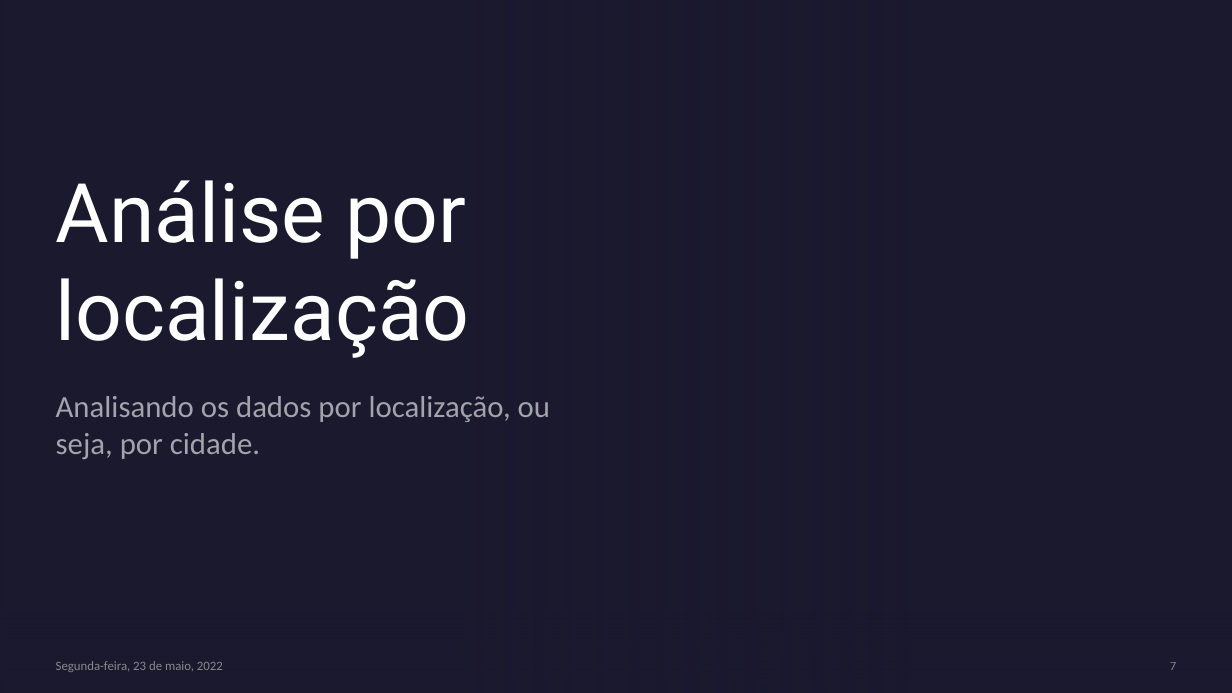
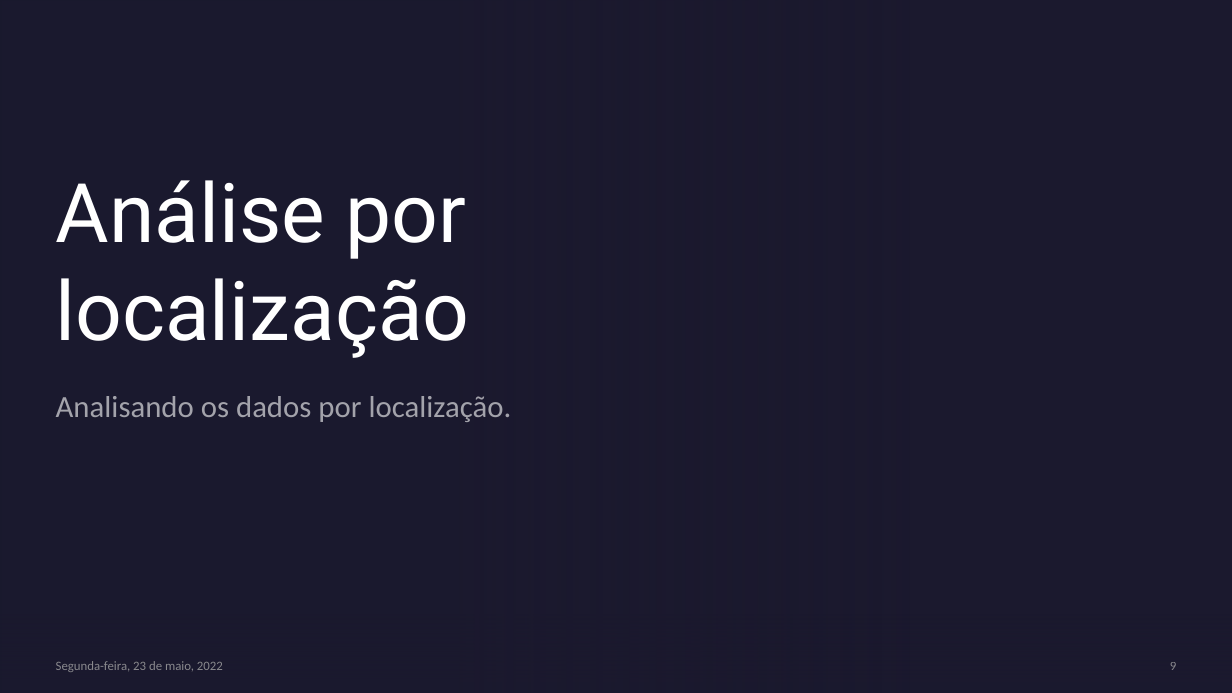
Before and after one commit to lidiambsouza/price_properties, a slide deck: slide 9 of Modelo Imobiliário.pptx (slide 7 before the commit). Drawn at 1232x693 pixels with LibreOffice and Linux fonts; fonts in the diff are those of the drawing; background and template pictures are left out. Boxes give left, top, right and bottom in pixels: in the first picture for what was removed or moved away, otherwise in the second. Text is boxed around its words. In the diff, an @@ line names an element or a change of style, - is before the commit and + after.

```diff
--- a/Modelo Imobiliário.pptx
+++ b/Modelo Imobiliário.pptx
@@ rectangle removed at [0, 0, 1232, 693] @@
@@ rectangle removed at [0, 0, 909, 693] @@
@@ subtitle at [56, 396, 512, 422]: text changed @@
-Analisando os dados por localização, ou seja, por cidade.
+Analisando os dados por localização.
```
Also in this commit, not shown: 16 other slides changed, 1 slide added, 1 slide removed.
